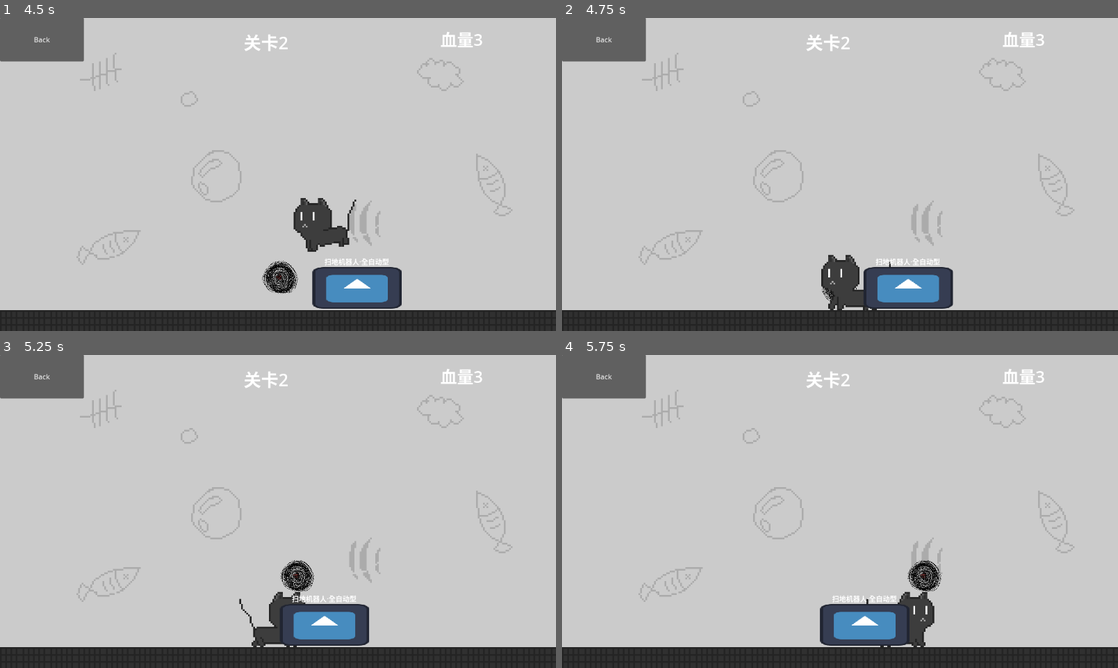
Above: before the commit, frames 1-4 (two rows, left to right).
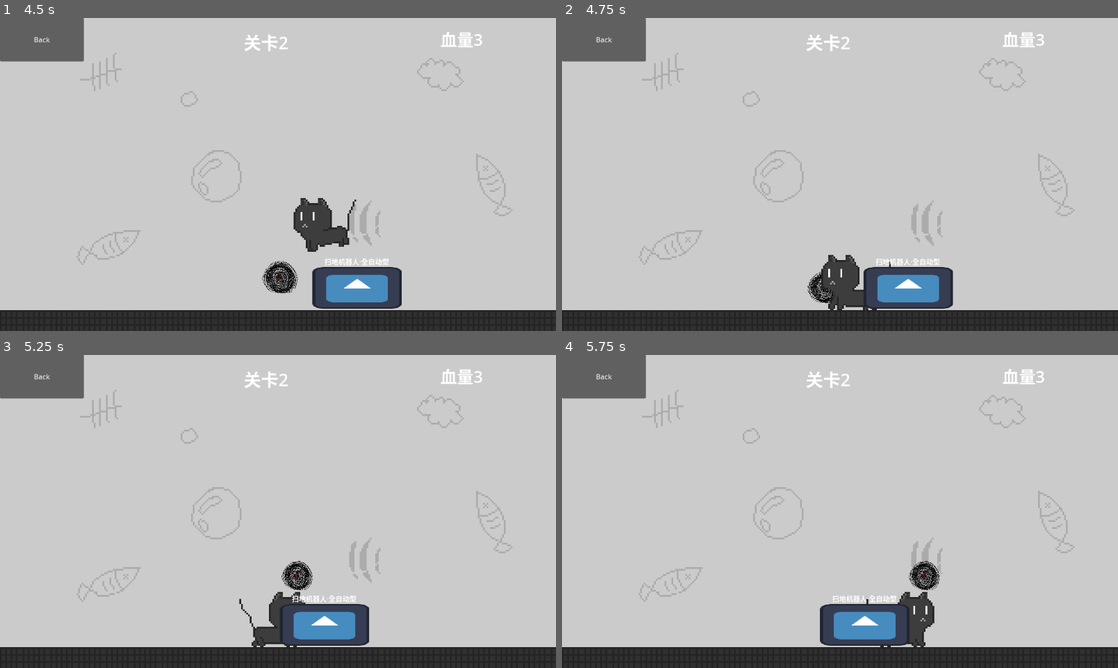
Above: after the commit, the same moments.

Repository: lzcm729/cat-and-string-ball
Game: Godot game, scene res://Levels/level_2.tscn
Same seed, same stepped clock (60 frames per second), same inputs: the game is played once before the commit and once after it. This scene is started directly instead of the project's main scene. The engine's default icon, where the game draws it, is replaced by a stand-in: a white triangle on a blue panel in a dark square.
Inputs:
- Up to frame 1 (4.5 s): tap Enter (ui_accept) at 0.5, 0.77, 1.52, 3.02, 3.77 s; hold Right (ui_right) 0.53-2.03 s; tap T at 0.6, 2.85 s; tap G at 1.35, 3.6 s; hold Left (ui_left) 2.03-2.78 s; tap Q at 2.1, 4.35 s; hold Right (ui_right) 2.78-4.28 s; hold Left (ui_left) from 4.28 s (still down)
- Up to frame 2 (4.75 s): keep holding Left (ui_left); tap Enter (ui_accept) at 4.52 s
- Up to frame 3 (5.25 s): release Left (ui_left) at 5.03 s; hold Right (ui_right) from 5.03 s (still down); tap T at 5.1 s
- Up to frame 4 (5.75 s): keep holding Right (ui_right)

Frame 1 is identical in both runs. In frame 2, 0.2% of the frame differs, in the area x 44-53%, y 81-92%; in frame 3, 0.3%; in frame 4, 0.3%, in the area x 62-69%, y 65-76%.
Error in both runs: Attempt to call function 'get_overlapping_bodies' in base 'null instance' on a null instance. (res://cat/cat.gd:88)

Commit message:
关卡23

Diff:
--- a/Levels/level_3.tscn
+++ b/Levels/level_3.tscn
@@ -1,23 +1,136 @@
-[gd_scene load_steps=6 format=3 uid="uid://rgqiijqlwyu8"]
+[gd_scene load_steps=12 format=3 uid="uid://dw85br2ysl6yv"]
 
 [ext_resource type="PackedScene" uid="uid://dpqb8ih1u4omf" path="res://Levels/vacant_room.tscn" id="1_55ktd"]
 [ext_resource type="PackedScene" uid="uid://bn4481xl7jj4g" path="res://GUI/main_control.tscn" id="1_nmuv4"]
 [ext_resource type="PackedScene" uid="uid://b36bl5hadkdtm" path="res://StringBall/StringBall.tscn" id="3_60qb0"]
 [ext_resource type="PackedScene" uid="uid://c4q7s0ehyqx0o" path="res://cat/cat.tscn" id="4_rjfnu"]
-[ext_resource type="PackedScene" uid="uid://mhbfl6j2k673" path="res://item_rug/rug.tscn" id="5_87tk2"]
+[ext_resource type="Texture2D" uid="uid://r3wiis3e22jn" path="res://icon.svg" id="5_msh6b"]
+
+[sub_resource type="RectangleShape2D" id="RectangleShape2D_lcdf6"]
+size = Vector2(146.5, 34.5)
+
+[sub_resource type="RectangleShape2D" id="RectangleShape2D_kj2tt"]
+size = Vector2(147.5, 320.375)
+
+[sub_resource type="RectangleShape2D" id="RectangleShape2D_vqqg5"]
+size = Vector2(259.5, 270.156)
+
+[sub_resource type="RectangleShape2D" id="RectangleShape2D_qh3t0"]
+size = Vector2(257, 561.5)
+
+[sub_resource type="RectangleShape2D" id="RectangleShape2D_gk5is"]
+size = Vector2(800, 2.98755)
+
+[sub_resource type="PlaceholderTexture2D" id="PlaceholderTexture2D_0pkar"]
 
 [node name="Level_3" type="Node2D"]
 
 [node name="vacant_room" parent="." instance=ExtResource("1_55ktd")]
 
+[node name="Chair" type="StaticBody2D" parent="."]
+position = Vector2(-232, 683)
+collision_mask = 15
+constant_linear_velocity = Vector2(6.33, 5.98)
+
+[node name="Sprite2D" type="Sprite2D" parent="Chair"]
+position = Vector2(723.5, -181.5)
+scale = Vector2(1.17969, 2.55469)
+texture = ExtResource("5_msh6b")
+
+[node name="CollisionShape2D" type="CollisionShape2D" parent="Chair"]
+position = Vector2(722, -328)
+shape = SubResource("RectangleShape2D_lcdf6")
+
+[node name="Area2D" type="Area2D" parent="Chair"]
+position = Vector2(-1, -6)
+
+[node name="CollisionShape2D" type="CollisionShape2D" parent="Chair/Area2D"]
+position = Vector2(724, -177.813)
+shape = SubResource("RectangleShape2D_kj2tt")
+
+[node name="Label" type="Label" parent="Chair"]
+offset_left = 705.0
+offset_top = -343.0
+offset_right = 745.0
+offset_bottom = -320.0
+text = "椅子"
+metadata/_edit_use_anchors_ = true
+
+[node name="Books" type="StaticBody2D" parent="."]
+position = Vector2(-185, 661)
+collision_mask = 15
+constant_linear_velocity = Vector2(6.33, 5.98)
+
+[node name="Sprite2D" type="Sprite2D" parent="Books"]
+position = Vector2(938, -289.75)
+scale = Vector2(2.03516, 4.61328)
+texture = ExtResource("5_msh6b")
+
+[node name="CollisionShape2D" type="CollisionShape2D" parent="Books"]
+position = Vector2(939, -447.078)
+shape = SubResource("RectangleShape2D_vqqg5")
+
+[node name="Area2D" type="Area2D" parent="Books"]
+
+[node name="CollisionShape2D" type="CollisionShape2D" parent="Books/Area2D"]
+position = Vector2(938.5, -284.25)
+shape = SubResource("RectangleShape2D_qh3t0")
+
+[node name="Label" type="Label" parent="Books"]
+offset_left = 926.0
+offset_top = -582.0
+offset_right = 966.0
+offset_bottom = -559.0
+text = "书柜"
+metadata/_edit_use_anchors_ = true
+
+[node name="StaticBody2D" type="StaticBody2D" parent="."]
+position = Vector2(223, 682)
+
+[node name="CollisionShape2D" type="CollisionShape2D" parent="StaticBody2D"]
+position = Vector2(401, -7)
+scale = Vector2(1, 6.025)
+shape = SubResource("RectangleShape2D_gk5is")
+one_way_collision_margin = 8.5
+debug_color = Color(0.943065, 0.168159, 0.434053, 0.42)
+
+[node name="Sprite2D" type="Sprite2D" parent="StaticBody2D"]
+texture = SubResource("PlaceholderTexture2D_0pkar")
+
+[node name="ColorRect" type="ColorRect" parent="StaticBody2D"]
+offset_left = 1.0
+offset_top = -16.0
+offset_right = 804.0
+offset_bottom = 2.0
+color = Color(0.90833, 0.551256, 0.616054, 0.356863)
+metadata/_edit_use_anchors_ = true
+
+[node name="Area2D" type="Area2D" parent="StaticBody2D"]
+collision_layer = 0
+collision_mask = 8
+linear_damp_space_override = 1
+linear_damp = 3.91
+
+[node name="CollisionShape2D" type="CollisionShape2D" parent="StaticBody2D/Area2D"]
+position = Vector2(401, -7)
+scale = Vector2(1, 6.025)
+shape = SubResource("RectangleShape2D_gk5is")
+one_way_collision_margin = 8.5
+debug_color = Color(0.943065, 0.168159, 0.434053, 0.42)
+
+[node name="Label" type="Label" parent="StaticBody2D"]
+offset_left = 65.0
+offset_top = -34.0
+offset_right = 145.0
+offset_bottom = -11.0
+text = "柔软的地毯"
+metadata/_edit_use_anchors_ = true
+
 [node name="StringBall" parent="." instance=ExtResource("3_60qb0")]
-position = Vector2(374, 564)
+position = Vector2(427, 617)
 
 [node name="Cat" parent="." instance=ExtResource("4_rjfnu")]
-position = Vector2(128, 576)
-
-[node name="Rug" parent="." instance=ExtResource("5_87tk2")]
-position = Vector2(2, 667)
+position = Vector2(287, 594)
 
 [node name="main_control" parent="." instance=ExtResource("1_nmuv4")]
 level_name = "关卡3"
--- a/StringBall/StringBall.tscn
+++ b/StringBall/StringBall.tscn
@@ -5,12 +5,14 @@
 [ext_resource type="Texture2D" uid="uid://cqhak76kqruoh" path="res://StringBall/StringBall.png" id="2_wgvc4"]
 
 [sub_resource type="PhysicsMaterial" id="PhysicsMaterial_duu8p"]
+rough = true
 
 [sub_resource type="CircleShape2D" id="CircleShape2D_eoqub"]
 radius = 50.0
 
 [node name="StringBall" type="RigidBody2D"]
 collision_layer = 8
+collision_mask = 9
 physics_material_override = SubResource("PhysicsMaterial_duu8p")
 angular_damp = 1.0
 script = ExtResource("1_v6uy8")
--- a/item_cleaner/cleaner.gd
+++ b/item_cleaner/cleaner.gd
@@ -23,6 +23,6 @@
 func _on_cleaner_area_body_entered(body):
 	if body.name == "StringBall":
 		if position.x - body.position.x > 0:
-			body.BeHit(Vector2(-10000,-20000))
+			body.BeHit(Vector2(-50000,-20000))
 		else:
-			body.BeHit(Vector2(10000,-20000))
+			body.BeHit(Vector2(50000,-20000))
--- a/item_rug/rug.tscn
+++ /dev/null
@@ -1,20 +0,0 @@
-[gd_scene load_steps=2 format=3 uid="uid://mhbfl6j2k673"]
-
-[sub_resource type="SegmentShape2D" id="SegmentShape2D_fy81g"]
-b = Vector2(913, 0)
-
-[node name="Rug" type="Area2D"]
-collision_layer = 2
-collision_mask = 2
-
-[node name="CollisionShape2D" type="CollisionShape2D" parent="."]
-scale = Vector2(1, 6.025)
-shape = SubResource("SegmentShape2D_fy81g")
-one_way_collision_margin = 8.5
-
-[node name="Label" type="Label" parent="."]
-offset_left = 355.0
-offset_top = -29.0
-offset_right = 435.0
-offset_bottom = -6.0
-text = "柔软的地毯"
